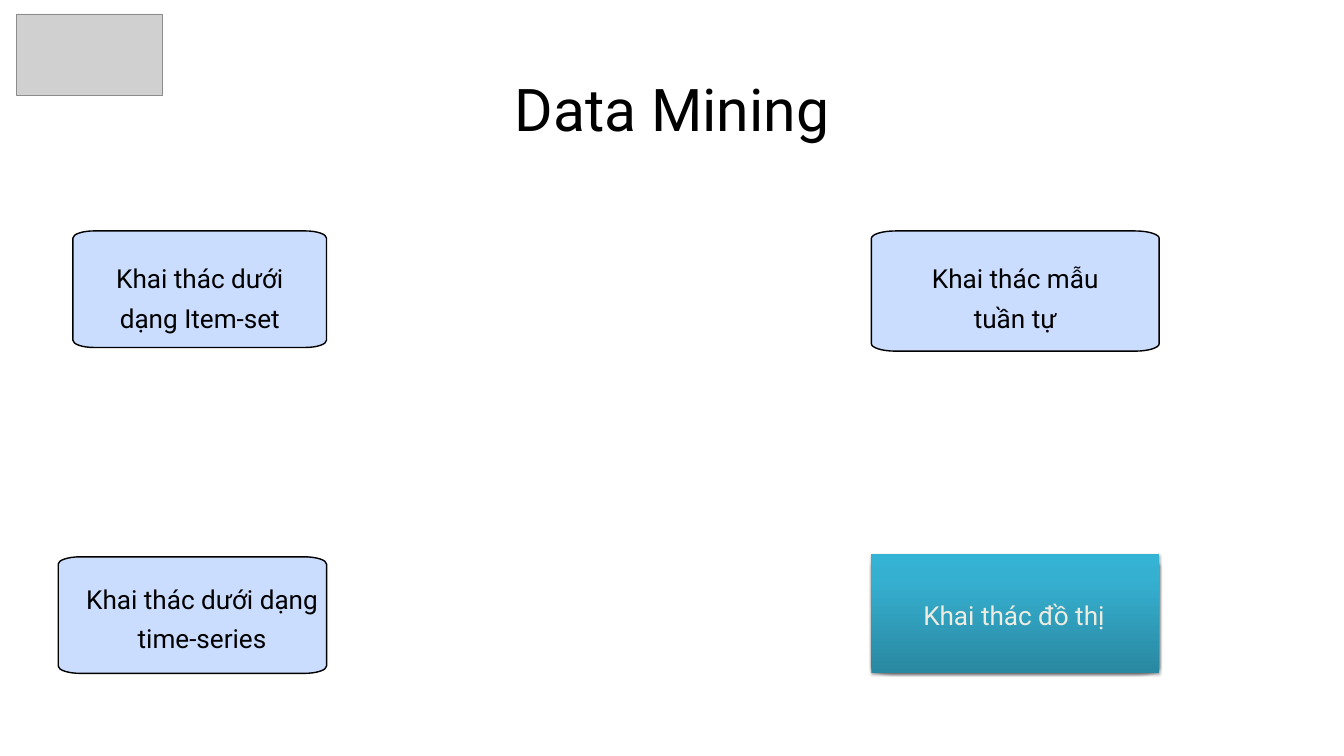
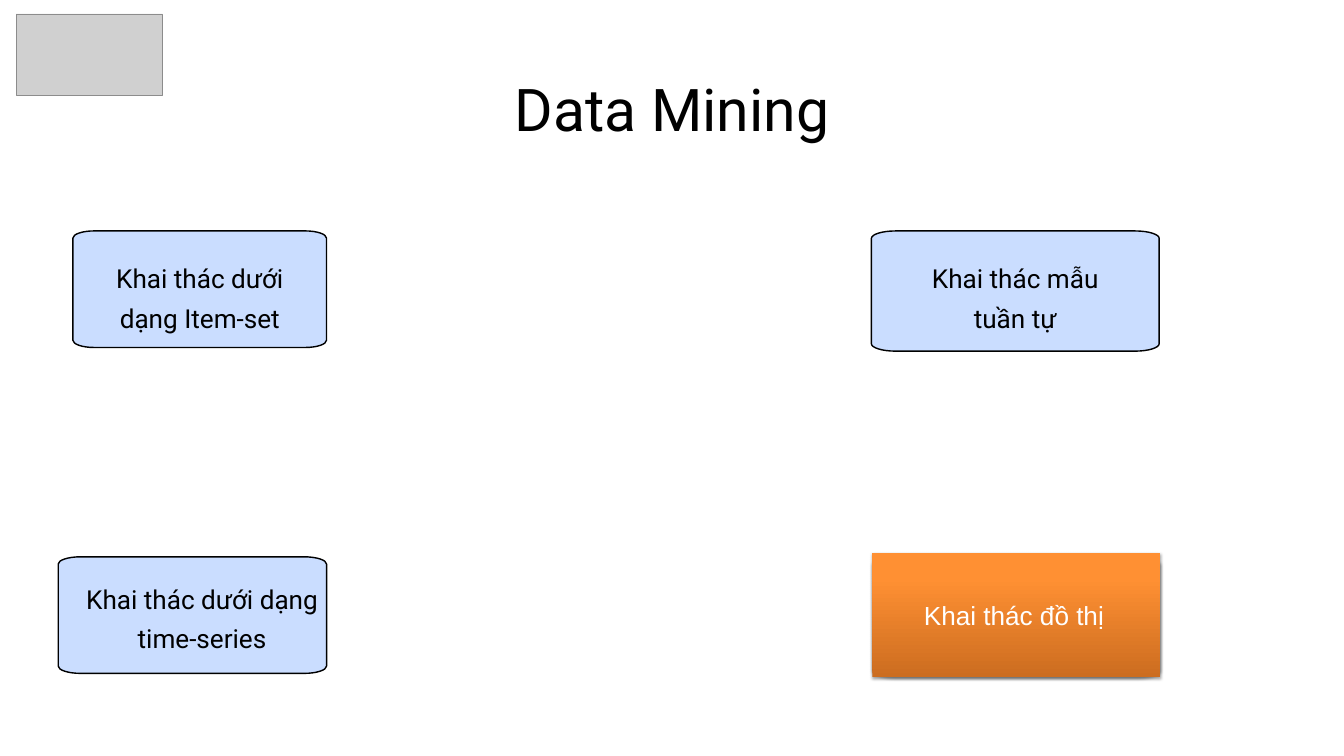
Before and after one commit to OhJiKang/Final-Project-Technology, a slide deck: slide 5 of Docs/PPT.pptx (slide 6 before the commit). Drawn at 1344x756 pixels with LibreOffice and Linux fonts; fonts in the diff are those of the drawing; grey boxes stand for pictures. Boxes give left, top, right and bottom in pixels: in the first picture for what was removed or moved away, otherwise in the second. Text is boxed around its words. In the diff, an @@ line names an element or a change of style, - is before the commit and + after.

```diff
--- a/Docs/PPT.pptx
+++ b/Docs/PPT.pptx
@@ rectangle: place and size @@
-rectangle at bbox=[872, 554, 1159, 673]
+rectangle at bbox=[872, 553, 1160, 677]
@@ rectangle at bbox=[872, 553, 1160, 677]: fill gradient #2A88A2 to #37B1D2 to #34B4D6 to gradient #CC6E20 to #FF9034 to #FF9136 @@
@@ freeform shape at bbox=[872, 557, 1160, 677]: fill gradient #2A88A2 to #37B1D2 to #34B4D6 to gradient #CC6E20 to #FF9034 to #FF9136 @@
@@ freeform shape: place and size @@
-freeform shape at bbox=[872, 558, 1159, 673]
+freeform shape at bbox=[872, 557, 1160, 677]
@@ text "Khai thác đồ thị" at bbox=[924, 605, 1104, 629]: font Roboto to Arial, text colour #EEECE1 to #FFFFFF @@
```
Also in this commit, not shown: 9 other slides changed, 2 other files.
